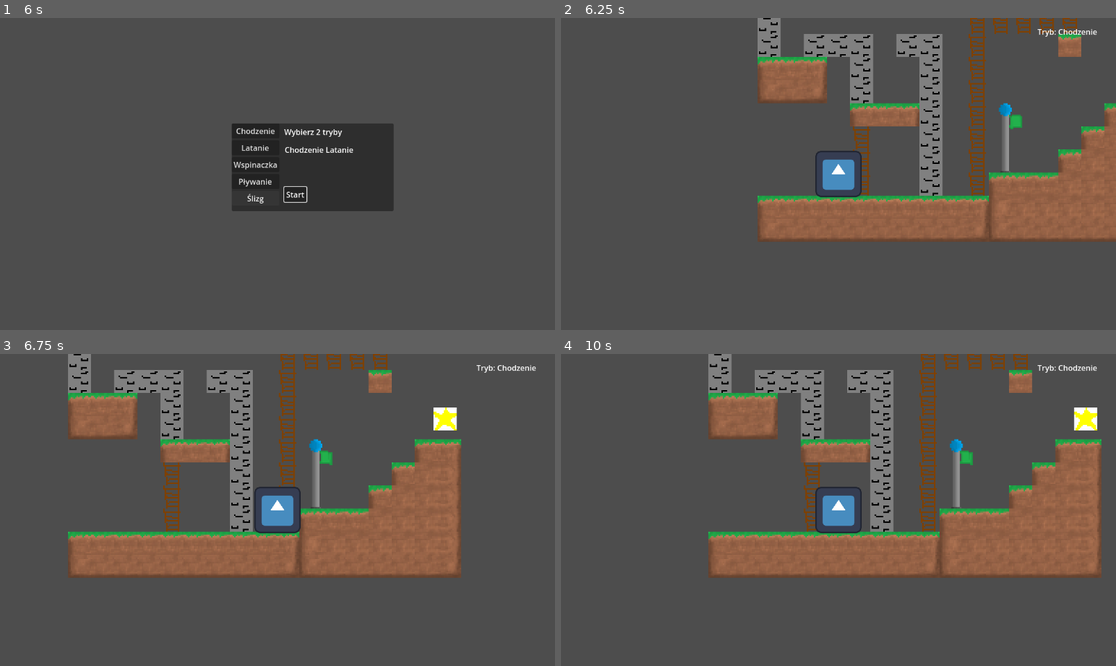
Above: before the commit, frames 1-4 (two rows, left to right).
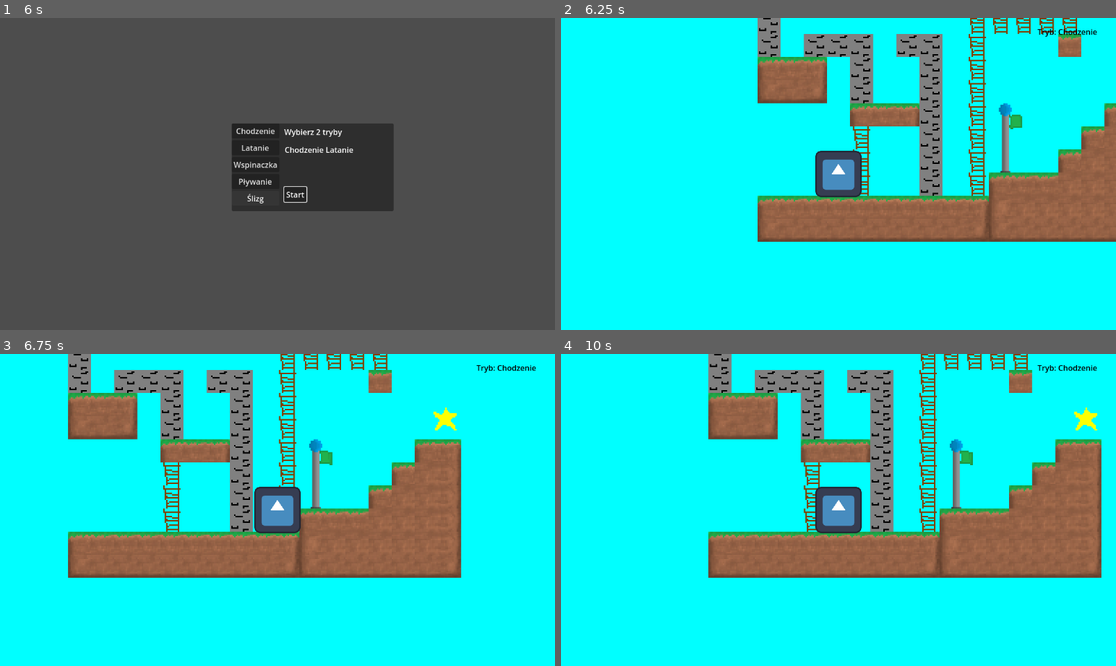
Above: after the commit, the same moments.

Repository: michalherbut2/super-skok
Game: Godot game, scene res://scenes/MainMenu.tscn
The game is run twice, just before and just after one commit, with the same random seed, the same clock (stepped at 60 frames per second) and the same inputs. The engine's default icon, where the game draws it, is replaced by a stand-in: a white triangle on a blue panel in a dark square.
Inputs:
- Up to frame 1 (6 s): click "Start" at 0.5 s; click "Start" at 1.25 s; click "Chodzenie" at 2 s; click "Latanie" at 2.75 s; click "Wspinaczka" at 3.5 s; click "Pływanie" at 4.25 s; click "Ślizg" at 5 s; tap Enter at 5.75 s; hold D (move_right) from 5.78 s (still down); tap Tab (switch_mode) at 5.85 s
- Up to frame 2 (6.25 s): keep holding D (move_right); tap Space (jump) at 6.02 s
- Up to frame 3 (6.75 s): keep holding D (move_right); tap E (use) at 6.6 s
- Up to frame 4 (10 s): tap Space (jump) at 6.77, 8.27, 9.02, 9.77 s; release D (move_right) at 7.28 s; hold A (move_left) 7.28-8.03 s; tap Tab (switch_mode) at 7.35, 8.85 s; hold D (move_right) 8.03-9.53 s; tap E (use) at 8.1, 9.6 s; hold A (move_left) from 9.53 s (still down)

Frame 1 is identical in both runs. In frame 2, 77% of the frame differs, in the area x 0-100%, y 0-100%; in frame 3, 75%; in frame 4, 75%.

Commit message:
add background

Diff:
--- a/scenes/HUD.tscn
+++ b/scenes/HUD.tscn
@@ -14,4 +14,5 @@
 offset_top = 17.0
 offset_right = 1029.0
 offset_bottom = 40.0
+theme_override_colors/font_color = Color(0, 0, 0, 1)
 text = "elo"
--- a/scenes/level_0.tscn
+++ b/scenes/level_0.tscn
@@ -7,6 +7,7 @@
 [ext_resource type="Texture2D" uid="uid://dfdabw22r457o" path="res://sprites/drabina.png" id="5_5nv5w"]
 [ext_resource type="PackedScene" uid="uid://cl7bxjk6vcmgr" path="res://scenes/HUD.tscn" id="5_xp8tn"]
 [ext_resource type="PackedScene" uid="uid://cs5ctofhfqve1" path="res://scenes/star.tscn" id="7_rhhhf"]
+[ext_resource type="Texture2D" uid="uid://cgcvtish80fw" path="res://sprites/blue.png" id="8_qjcqe"]
 
 [sub_resource type="TileSetAtlasSource" id="TileSetAtlasSource_rhhhf"]
 texture = ExtResource("5_5nv5w")
@@ -94,3 +95,12 @@
 
 [node name="Flag" parent="." instance=ExtResource("2_uijja")]
 position = Vector2(175, -32)
+
+[node name="ParallaxBackground" type="ParallaxBackground" parent="."]
+
+[node name="Parallax2D" type="Parallax2D" parent="ParallaxBackground"]
+
+[node name="Sprite2D" type="Sprite2D" parent="ParallaxBackground/Parallax2D"]
+position = Vector2(582.875, 326.59375)
+scale = Vector2(29.910715, 17.71314)
+texture = ExtResource("8_qjcqe")
Not shown: 1 places in scenes/level_0.tscn that only renumber resources
Binary file added: sprites/blue.png
Not shown, added: sprites/blue.png.import
Binary file changed: sprites/star.png
